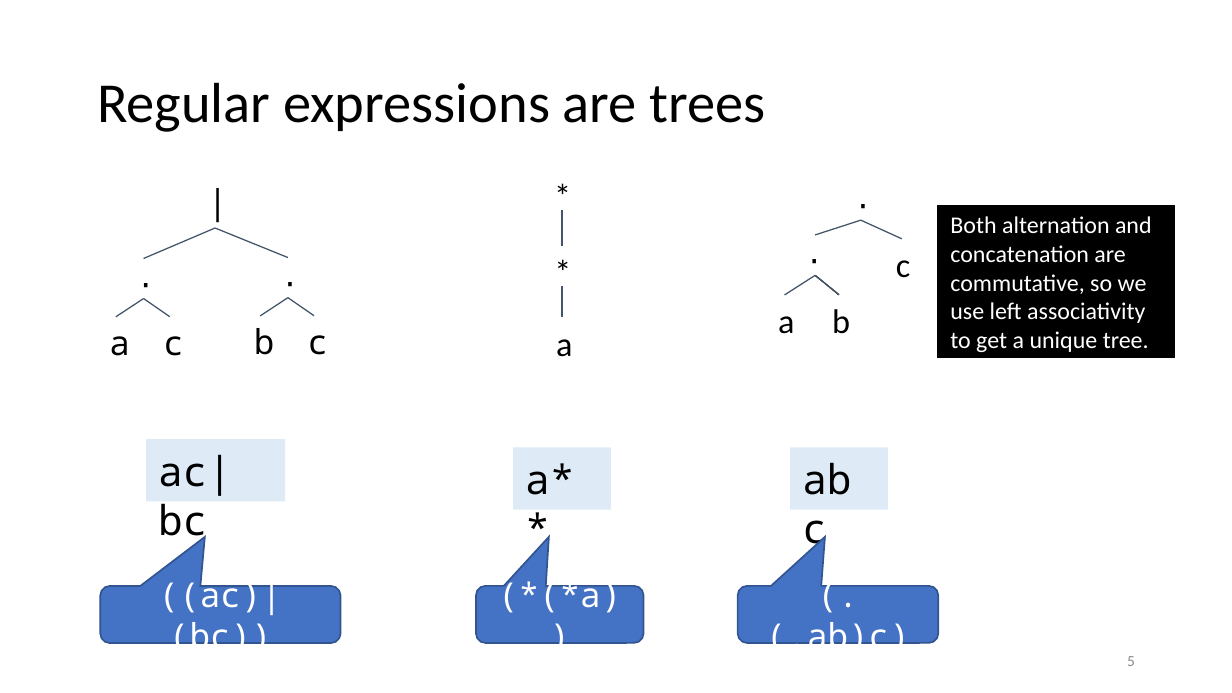
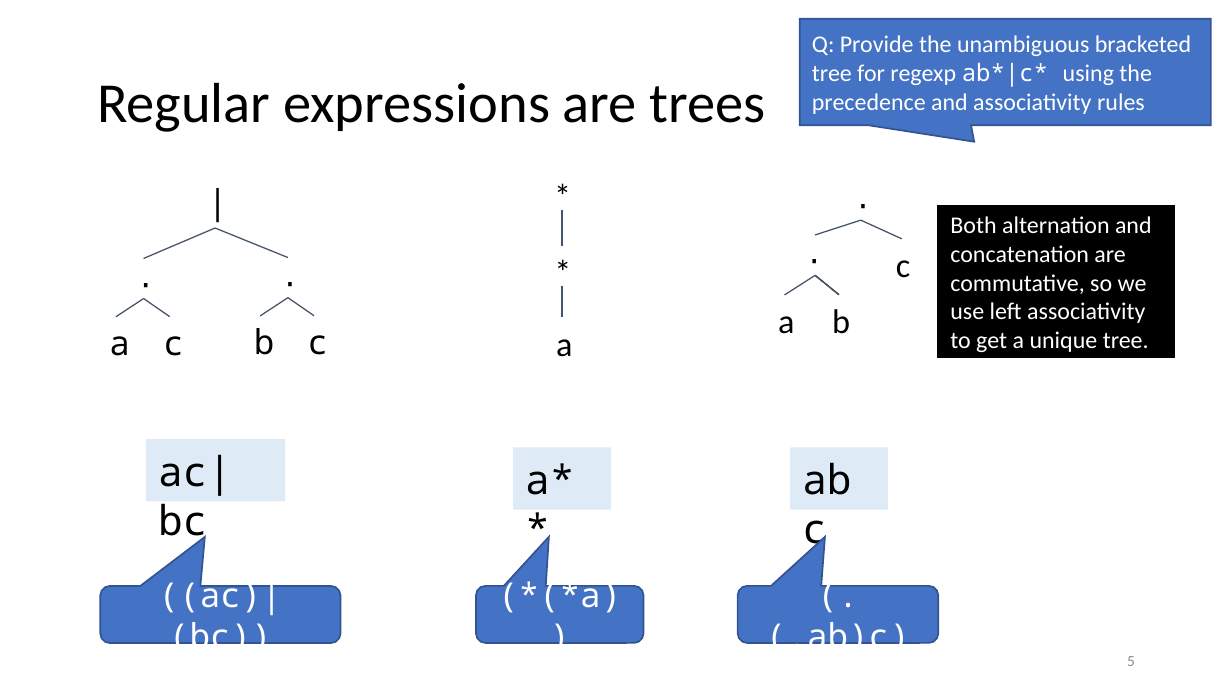
Before and after one commit to anoopsarkar/compilers-class, a slide deck: slide 5 of assets/ppt/lex/lex3-regexps-are-trees.pptx. Drawn at 1232x693 pixels with LibreOffice and Linux fonts; fonts in the diff are those of the drawing. Boxes give left, top, right and bottom in pixels: in the first picture for what was removed or moved away, otherwise in the second. Text is boxed around its words. In the diff, an @@ line names an element or a change of style, - is before the commit and + after.

```diff
--- a/assets/ppt/lex/lex3-regexps-are-trees.pptx
+++ b/assets/ppt/lex/lex3-regexps-are-trees.pptx
@@ speech box added at (800,18,1211,124), fill #4472C4, outline #325491 1 pt, 14 pt, text #FFFFFF @@
+Q: Provide the unambiguous bracketed tree for regexp ab*|c* using the precedence and associativity rules
```
Also in this commit, not shown: 2 other slides changed, 8 other files.
